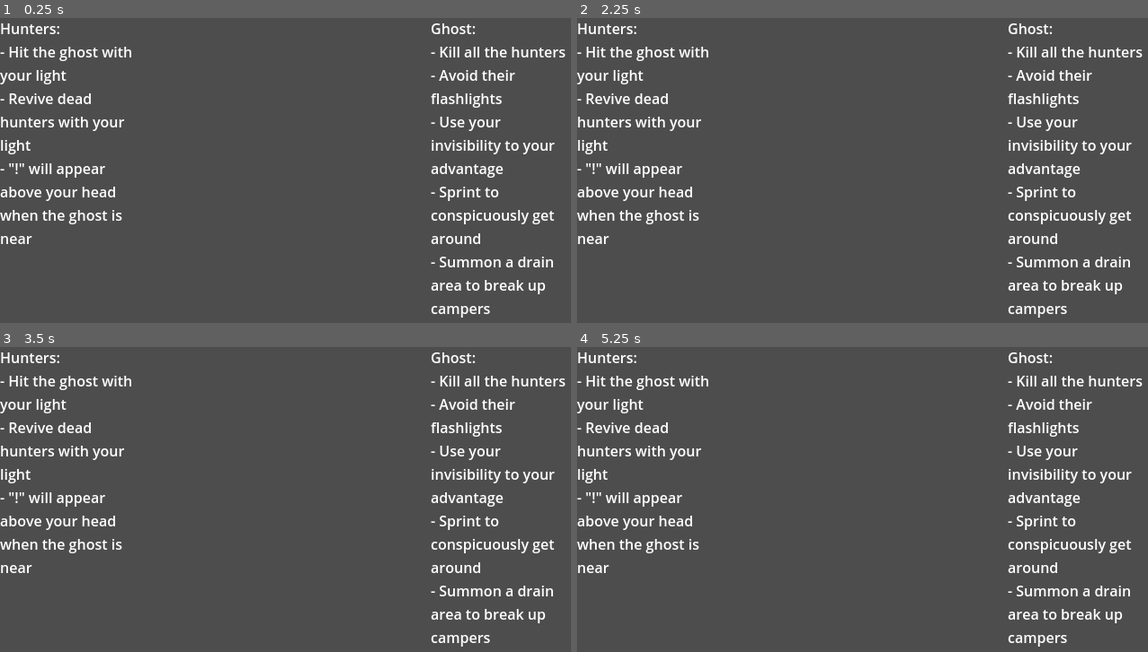
Above: before the commit, frames 1-4 (two rows, left to right).
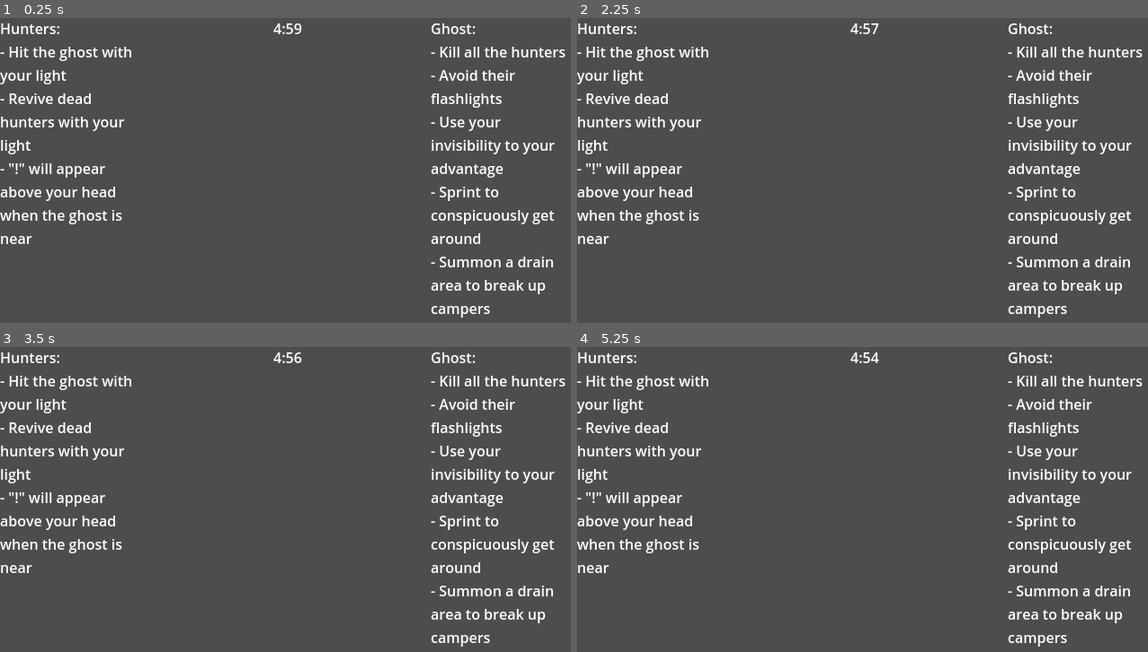
Above: after the commit, the same moments.

Repository: zibetnu/haunting-hijinx
Game: Godot game, scene res://src/level/level.tscn
Two runs of this game, one before a commit and one after it. Both use one fixed random seed, a clock stepped at 60 frames per second and the inputs below. This scene is started directly instead of the project's main scene.
Inputs (mouse positions are in pixels of both pictures, inside the frame that each line leads up to):
- Up to frame 1 (0.25 s): no input
- Up to frame 2 (2.25 s): tap Enter at 0.5, 2 s; move the mouse to (993, 164) at 0.52 s; press the mouse at (993, 164) at 0.53 s; hold D (move_right) 0.53-1.28 s; tap Space at 1.25 s; move the mouse to (748, 194) at 1.27 s; release the mouse at (748, 194) at 1.28 s; hold S (move_down) 1.28-2.03 s; right-click (748, 194) at 1.35 s; move the mouse to (919, 109) at 2.02 s; press the mouse at (919, 109) at 2.03 s; hold D (move_right) from 2.03 s (still down)
- Up to frame 3 (3.5 s): tap Space at 2.75 s; move the mouse to (256, 572) at 2.77 s; release D (move_right) at 2.78 s; release the mouse at (256, 572) at 2.78 s; hold W (move_up) from 2.78 s (still down); right-click (256, 572) at 2.85 s
- Up to frame 4 (5.25 s): tap Enter at 3.5 s; move the mouse to (1039, 557) at 3.52 s; release W (move_up) at 3.53 s; press the mouse at (1039, 557) at 3.53 s; hold A (move_left) 3.53-5.03 s; tap Space at 4.25 s; move the mouse to (691, 459) at 4.27 s; release the mouse at (691, 459) at 4.28 s; right-click (691, 459) at 4.35 s; move the mouse to (891, 508) at 5.02 s; press the mouse at (891, 508) at 5.03 s; hold S (move_down) from 5.03 s (still down)

The runs differ from the first frame. In frame 1, less than 0.1% of the frame differs, in the area x 47-53%, y 1-6%; in frame 2, less than 0.1%; in frame 3, less than 0.1%; in frame 4, less than 0.1%.

Commit message:
Add match timer

Diff:
--- a/src/level/level.gd
+++ b/src/level/level.gd
@@ -67,7 +67,7 @@
 
 
 @rpc("call_local", "reliable")
-func _end_game(message: String) -> void:
+func _end_match(message: String) -> void:
 		%EndLabel.text = message
 		%EndLabel.visible = true
 		get_tree().paused = true
@@ -142,13 +142,18 @@
 	_batteries_spawned -= 1
 
 
+func _on_match_timer_timeout() -> void:
+	if multiplayer.is_server():
+		_end_match.rpc("Draw!")
+
+
 func _on_player_died() -> void:
 	if not multiplayer.is_server():
 		return
 
 	var player_is_dead := func(player: Player): return player.health == 0
 	if get_tree().get_nodes_in_group("ghosts").all(player_is_dead):
-		_end_game.rpc("Hunters win!")
+		_end_match.rpc("Hunters win!")
 
 	elif get_tree().get_nodes_in_group("hunters").all(player_is_dead):
-		_end_game.rpc("Ghost wins!")
+		_end_match.rpc("Ghost wins!")
--- a/src/level/level.tscn
+++ b/src/level/level.tscn
@@ -1,6 +1,7 @@
-[gd_scene load_steps=2 format=3 uid="uid://gxh15sde0me5"]
+[gd_scene load_steps=3 format=3 uid="uid://gxh15sde0me5"]
 
 [ext_resource type="Script" path="res://src/level/level.gd" id="1_el04s"]
+[ext_resource type="PackedScene" uid="uid://chog7qk0d8wy7" path="res://src/timer_label/timer_label.tscn" id="2_tx202"]
 
 [node name="Level" type="Node2D"]
 z_index = 1
@@ -9,6 +10,11 @@
 
 [node name="BatterySpawnTimer" type="Timer" parent="."]
 wait_time = 5.0
+autostart = true
+
+[node name="MatchTimer" type="Timer" parent="."]
+wait_time = 300.0
+one_shot = true
 autostart = true
 
 [node name="EndLabel" type="Label" parent="."]
@@ -50,4 +56,10 @@
 - \"!\" will appear above your head when the ghost is near"
 autowrap_mode = 2
 
+[node name="TimerLabel" parent="." node_paths=PackedStringArray("timer") instance=ExtResource("2_tx202")]
+offset_right = 640.0
+horizontal_alignment = 1
+timer = NodePath("../MatchTimer")
+
 [connection signal="timeout" from="BatterySpawnTimer" to="." method="_on_battery_spawn_timer_timeout"]
+[connection signal="timeout" from="MatchTimer" to="." method="_on_match_timer_timeout"]
--- /dev/null
+++ b/src/timer_label/timer_label.gd
@@ -0,0 +1,21 @@
+extends Label
+
+
+@export var timer: Timer
+
+
+func _ready() -> void:
+	set_physics_process(timer.process_callback == Timer.TIMER_PROCESS_PHYSICS)
+	set_process(timer.process_callback == Timer.TIMER_PROCESS_IDLE)
+
+
+func _physics_process(_delta: float) -> void:
+	_update()
+
+
+func _process(_delta: float) -> void:
+	_update()
+
+
+func _update() -> void:
+	text = "%d:%02d" % [timer.time_left / 60, int(timer.time_left) % 60]
--- /dev/null
+++ b/src/timer_label/timer_label.tscn
@@ -0,0 +1,9 @@
+[gd_scene load_steps=2 format=3 uid="uid://chog7qk0d8wy7"]
+
+[ext_resource type="Script" path="res://src/timer_label/timer_label.gd" id="1_u1jf4"]
+
+[node name="TimerLabel" type="Label"]
+offset_right = 32.0
+offset_bottom = 26.0
+text = "0:00"
+script = ExtResource("1_u1jf4")
